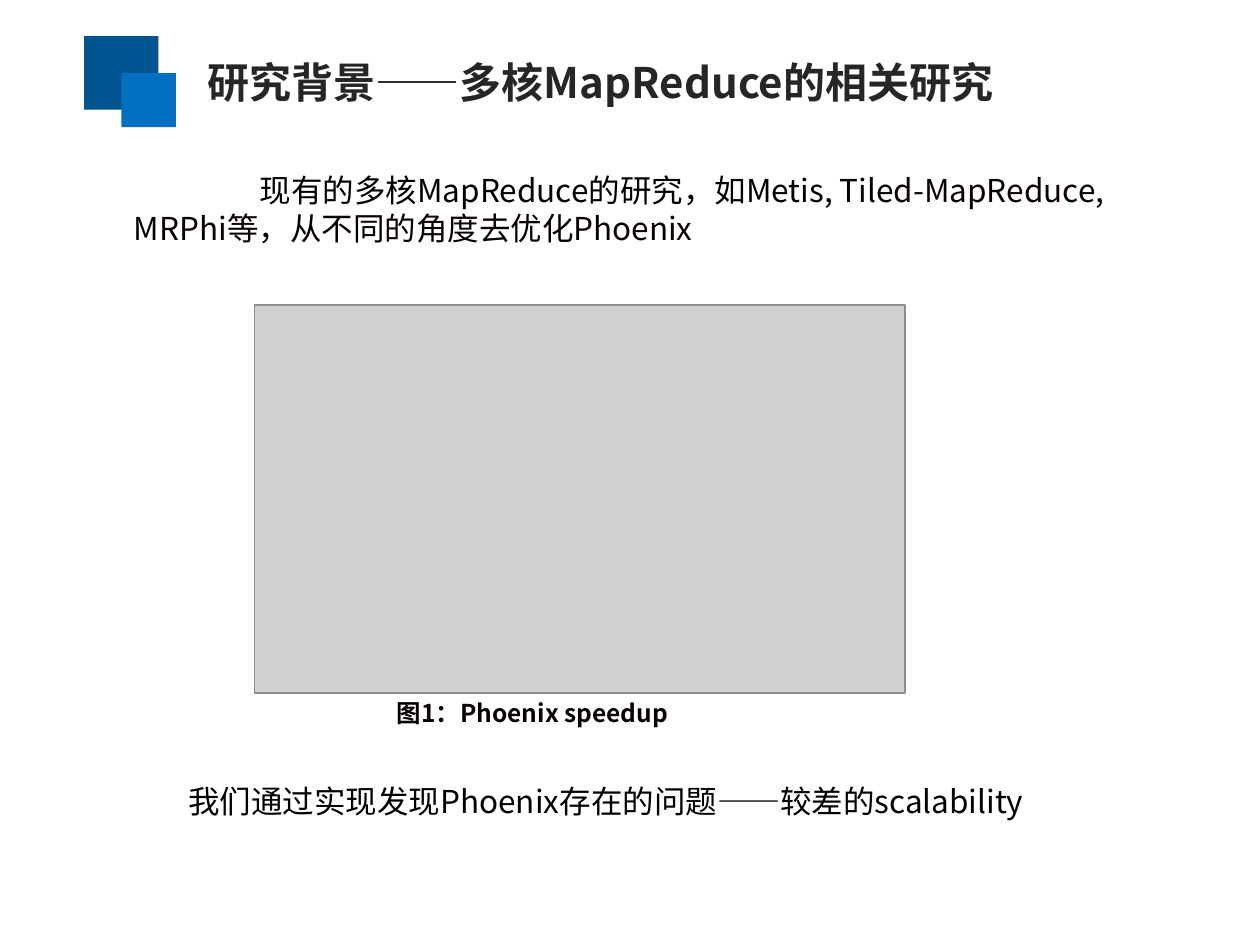
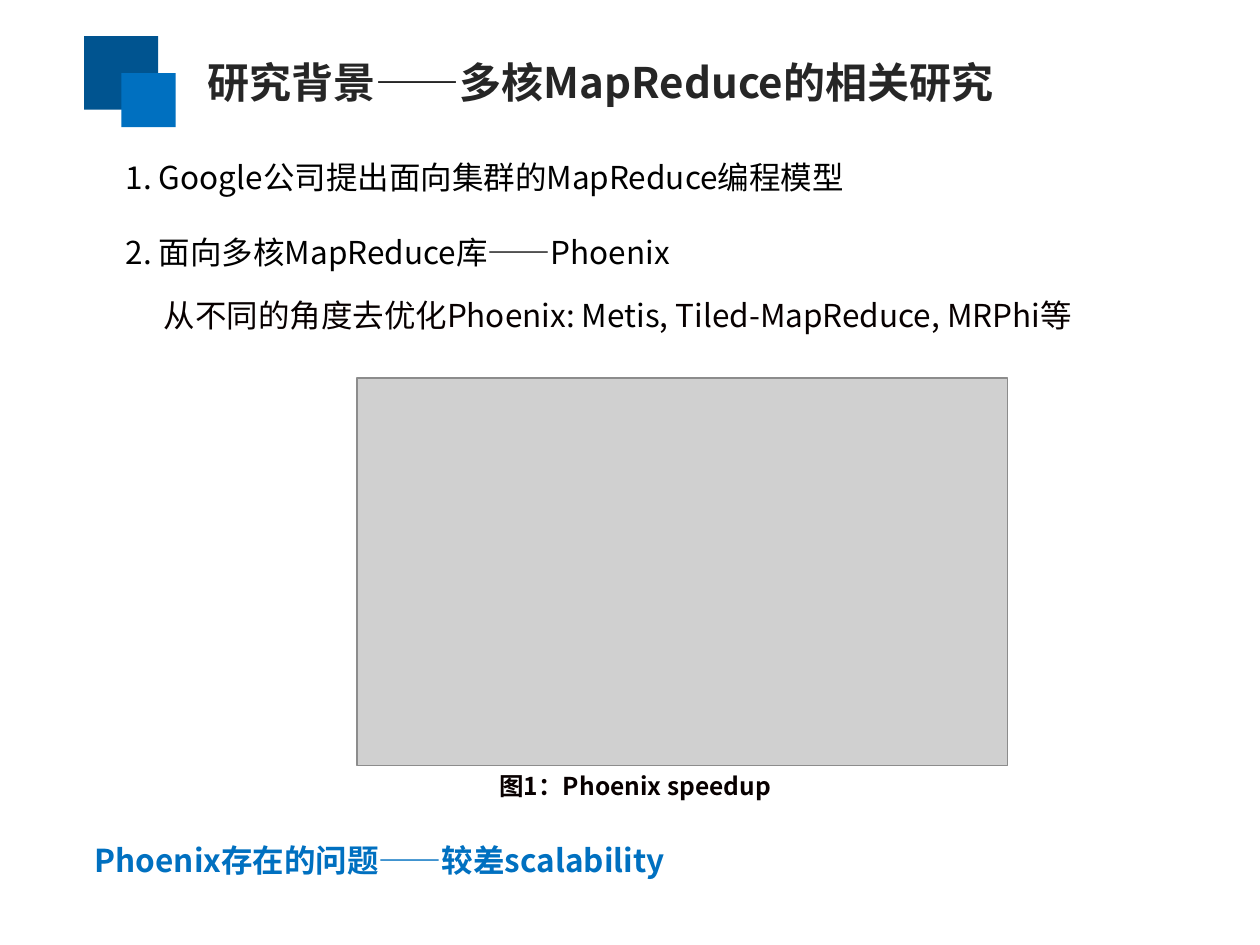
Before and after one commit to yufenyu/work, a slide deck: slide 3 of dmr_paper/paper/chinaSys-2016.ppt (slide 4 before the commit). Drawn at 1260x945 pixels with LibreOffice and Linux fonts; fonts in the diff are those of the drawing; grey boxes stand for pictures. Boxes give left, top, right and bottom in pixels: in the first picture for what was removed or moved away, otherwise in the second. Text is boxed around its words. In the diff, an @@ line names an element or a change of style, - is before the commit and + after.

```diff
--- a/dmr_paper/paper/chinaSys-2016.ppt
+++ b/dmr_paper/paper/chinaSys-2016.ppt
@@ text added at bbox=[126, 162, 844, 197], 18 pt, text #000000 @@
+1. Google公司提出面向集群的MapReduce编程模型
@@ text added at bbox=[126, 237, 670, 272], 18 pt, text #000000 @@
+2. 面向多核MapReduce库——Phoenix
@@ text at bbox=[164, 300, 1072, 335]: text changed @@
-现有的多核MapReduce的研究，如Metis, Tiled-MapReduce, MRPhi等，从不同的角度去优化Phoenix
+从不同的角度去优化Phoenix: Metis, Tiled-MapReduce, MRPhi等
@@ picture: place and size @@
-picture at bbox=[255, 305, 906, 693]
+picture at bbox=[357, 378, 1007, 766]
@@ text "图1：Phoenix speedup": place and size @@
-text "图1：Phoenix speedup" at bbox=[397, 702, 668, 728]
+text "图1：Phoenix speedup" at bbox=[499, 775, 771, 801]
@@ text removed at bbox=[188, 786, 1023, 821] @@
-我们通过实现发现Phoenix存在的问题——较差的scalability
@@ text added at bbox=[95, 845, 665, 879], 18 pt, text #0070C0, bold @@
+Phoenix存在的问题——较差scalability
```
Also in this commit, not shown: 12 other slides changed, 1 slide removed.
